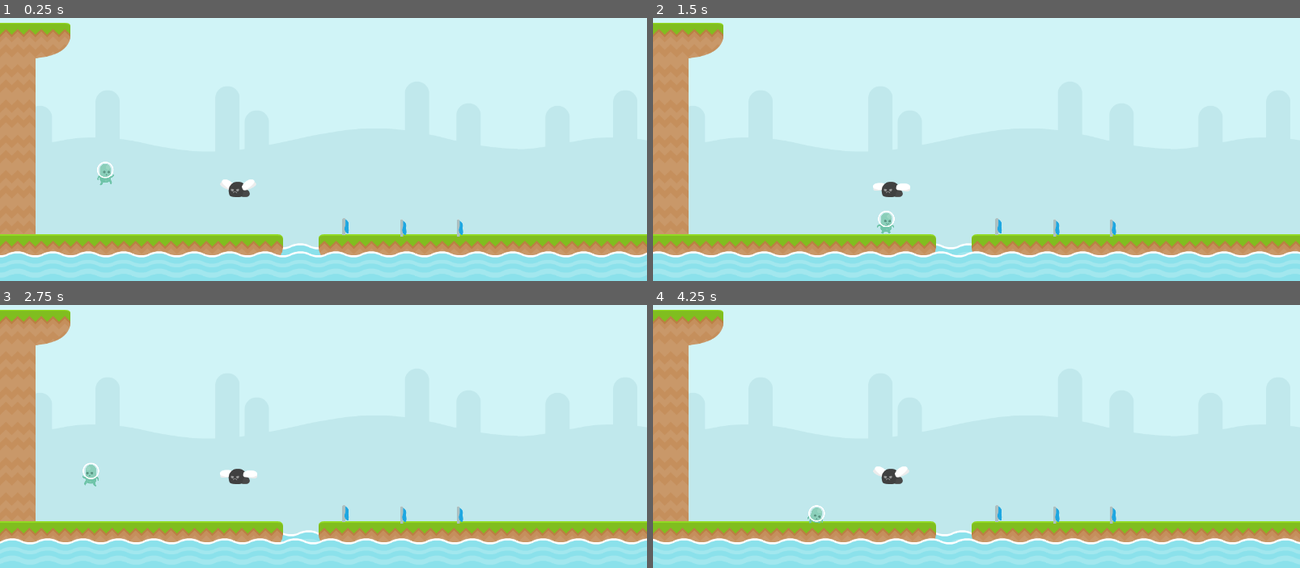
Above: before the commit, frames 1-4 (two rows, left to right).
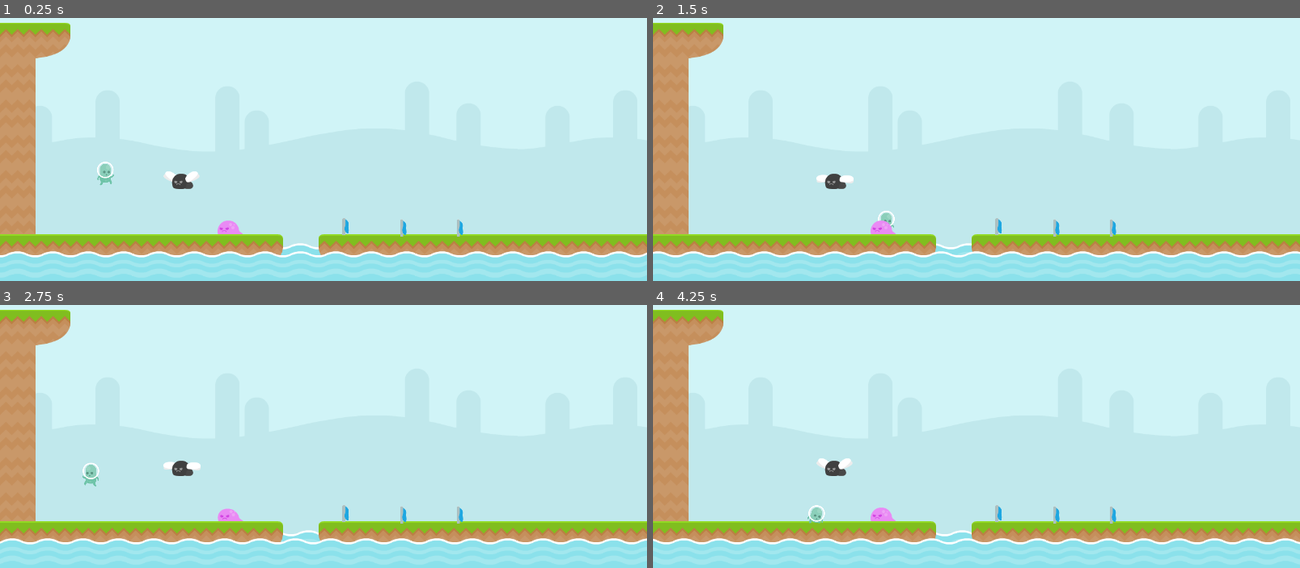
Above: after the commit, the same moments.

Repository: RafaelForbeck/the-way
Game: Godot game, scene res://scenes/phase.tscn
The game is run twice, just before and just after one commit, with the same random seed, the same clock (stepped at 60 frames per second) and the same inputs.
Inputs:
- Up to frame 1 (0.25 s): no input
- Up to frame 2 (1.5 s): tap Enter (jump) at 0.5, 0.77 s; hold S (duck) 0.53-1.28 s; hold Right (move_right) from 0.53 s (still down); tap S (duck) at 1.35 s
- Up to frame 3 (2.75 s): tap Enter (jump) at 1.52 s; release Right (move_right) at 2.03 s; hold Left (move_left) from 2.03 s (still down); hold S (duck) from 2.03 s (still down)
- Up to frame 4 (4.25 s): release Left (move_left) at 2.78 s; release S (duck) at 2.78 s; hold Right (move_right) from 2.78 s (still down); tap S (duck) at 2.85 s; tap Enter (jump) at 3.02, 3.77 s; hold S (duck) from 3.53 s (still down)

The runs differ from the first frame. In frame 1, 0.7% of the frame differs, in the area x 25-40%, y 58-83%; in frame 2, 0.6%; in frame 3, 0.6%; in frame 4, 0.7%.

Commit message:
feat: creates crawling enemy

Diff:
--- /dev/null
+++ b/entities/enemy/crawling_enemy.tscn
@@ -0,0 +1,28 @@
+[gd_scene load_steps=6 format=3 uid="uid://blp3uso27n4ci"]
+
+[ext_resource type="PackedScene" uid="uid://dhcixktg8fsa1" path="res://entities/enemy/enemy.tscn" id="1_78gqc"]
+[ext_resource type="Texture2D" uid="uid://cppacb4bk6bvc" path="res://sprites/slimeWalk1.png" id="2_4k1qd"]
+[ext_resource type="Script" path="res://scripts/crawling_enemy.gd" id="2_td8dd"]
+[ext_resource type="Texture2D" uid="uid://d02vmpk7awvao" path="res://sprites/slimeWalk2.png" id="3_kugye"]
+
+[sub_resource type="SpriteFrames" id="SpriteFrames_i3sw4"]
+animations = [{
+"frames": [{
+"duration": 1.0,
+"texture": ExtResource("2_4k1qd")
+}, {
+"duration": 1.0,
+"texture": ExtResource("3_kugye")
+}],
+"loop": true,
+"name": &"default",
+"speed": 6.0
+}]
+
+[node name="Enemy" instance=ExtResource("1_78gqc")]
+script = ExtResource("2_td8dd")
+
+[node name="AnimatedSprite2D" type="AnimatedSprite2D" parent="." index="0"]
+sprite_frames = SubResource("SpriteFrames_i3sw4")
+autoplay = "default"
+frame_progress = 0.0402301
--- a/entities/enemy.tscn
+++ b/entities/enemy/enemy.tscn
@@ -10,7 +10,7 @@
 
 [node name="Enemy" type="CharacterBody2D"]
 collision_layer = 4
-collision_mask = 0
+collision_mask = 16
 script = ExtResource("1_uaxqd")
 
 [node name="CollisionShape2D" type="CollisionShape2D" parent="."]
--- a/entities/flying_enemy.tscn
+++ b/entities/enemy/flying_enemy.tscn
@@ -1,6 +1,6 @@
 [gd_scene load_steps=6 format=3 uid="uid://bbrlp3m3xi3dg"]
 
-[ext_resource type="PackedScene" uid="uid://dhcixktg8fsa1" path="res://entities/enemy.tscn" id="1_xktji"]
+[ext_resource type="PackedScene" uid="uid://dhcixktg8fsa1" path="res://entities/enemy/enemy.tscn" id="1_xktji"]
 [ext_resource type="Texture2D" uid="uid://d04odkhrdt8dg" path="res://sprites/fly_1.png" id="2_3syeh"]
 [ext_resource type="Script" path="res://scripts/fly_enemy.gd" id="2_g6ajv"]
 [ext_resource type="Texture2D" uid="uid://c7cydsm50vvpq" path="res://sprites/fly_2.png" id="3_w6n5s"]
@@ -22,7 +22,7 @@
 [node name="Enemy" instance=ExtResource("1_xktji")]
 script = ExtResource("2_g6ajv")
 
-[node name="AnimatedSprite2D" type="AnimatedSprite2D" parent="." index="2"]
+[node name="AnimatedSprite2D" type="AnimatedSprite2D" parent="." index="0"]
 sprite_frames = SubResource("SpriteFrames_o84ii")
 autoplay = "default"
 frame_progress = 0.432367
--- a/scenes/phase.tscn
+++ b/scenes/phase.tscn
@@ -3,9 +3,9 @@
 [ext_resource type="Texture2D" uid="uid://vb38jcwb76ch" path="res://sprites/bg_grasslands.png" id="1_44mud"]
 [ext_resource type="Texture2D" uid="uid://ivms13rjeykx" path="res://sprites/tiles_spritesheet.png" id="2_6n70k"]
 [ext_resource type="PackedScene" uid="uid://5rgmrnka8y3c" path="res://entities/player.tscn" id="3_nqrv7"]
-[ext_resource type="PackedScene" uid="uid://bbrlp3m3xi3dg" path="res://entities/flying_enemy.tscn" id="6_r0f0e"]
+[ext_resource type="PackedScene" uid="uid://blp3uso27n4ci" path="res://entities/enemy/crawling_enemy.tscn" id="6_31hqu"]
+[ext_resource type="PackedScene" uid="uid://bbrlp3m3xi3dg" path="res://entities/enemy/flying_enemy.tscn" id="6_r0f0e"]
 [ext_resource type="PackedScene" uid="uid://nb2pk5clhgbv" path="res://entities/checkpoint.tscn" id="6_r62uk"]
-[ext_resource type="PackedScene" uid="uid://dhcixktg8fsa1" path="res://entities/enemy.tscn" id="7_3eilj"]
 
 [sub_resource type="Animation" id="Animation_15nwx"]
 length = 0.001
@@ -261,7 +261,7 @@
 [sub_resource type="TileSet" id="TileSet_xi1i5"]
 tile_size = Vector2i(70, 70)
 physics_layer_0/collision_layer = 16
-physics_layer_0/collision_mask = 0
+physics_layer_0/collision_mask = 5
 sources/0 = SubResource("TileSetAtlasSource_dor0i")
 
 [node name="Phase" type="Node2D"]
@@ -334,8 +334,8 @@
 [node name="Player" parent="." instance=ExtResource("3_nqrv7")]
 position = Vector2(208, 384)
 
-[node name="Enemy" parent="." instance=ExtResource("7_3eilj")]
-position = Vector2(372, 397)
+[node name="Enemy" parent="." instance=ExtResource("6_31hqu")]
+position = Vector2(456, 344)
 
 [node name="Enemy2" parent="." instance=ExtResource("6_r0f0e")]
-position = Vector2(472, 328)
+position = Vector2(360, 312)
--- /dev/null
+++ b/scripts/crawling_enemy.gd
@@ -0,0 +1,7 @@
+class_name CrawlingEnemy extends Enemy
+
+func _physics_process(delta: float) -> void:
+	if not is_on_floor():
+		velocity += get_gravity() * delta
+
+	move_and_slide()
--- a/scripts/enemy.gd
+++ b/scripts/enemy.gd
@@ -1,7 +1,4 @@
 class_name Enemy extends CharacterBody2D
-
-func _ready() -> void:
-	print("enemy")
 
 func take_damage():
 	print("enemy died")
--- a/scripts/fly_enemy.gd
+++ b/scripts/fly_enemy.gd
@@ -1,5 +1 @@
 class_name FlyEnemy extends Enemy
-
-func _ready() -> void:
-	super._ready()
-	print("fly enemy")
